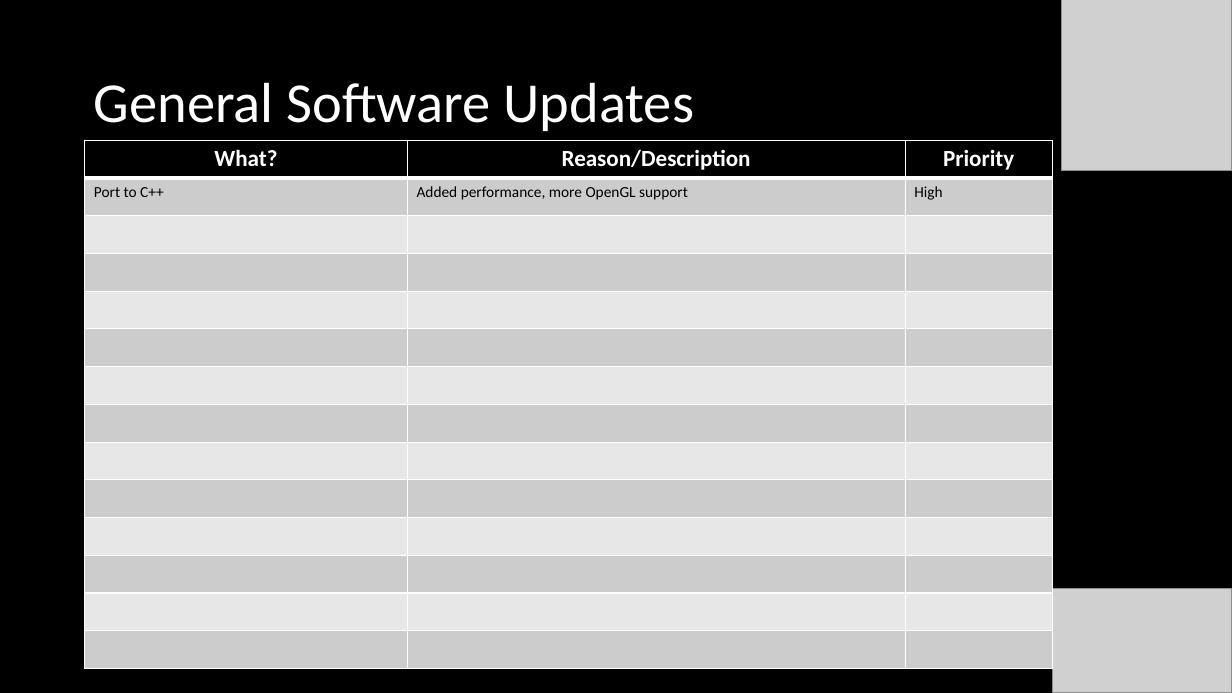
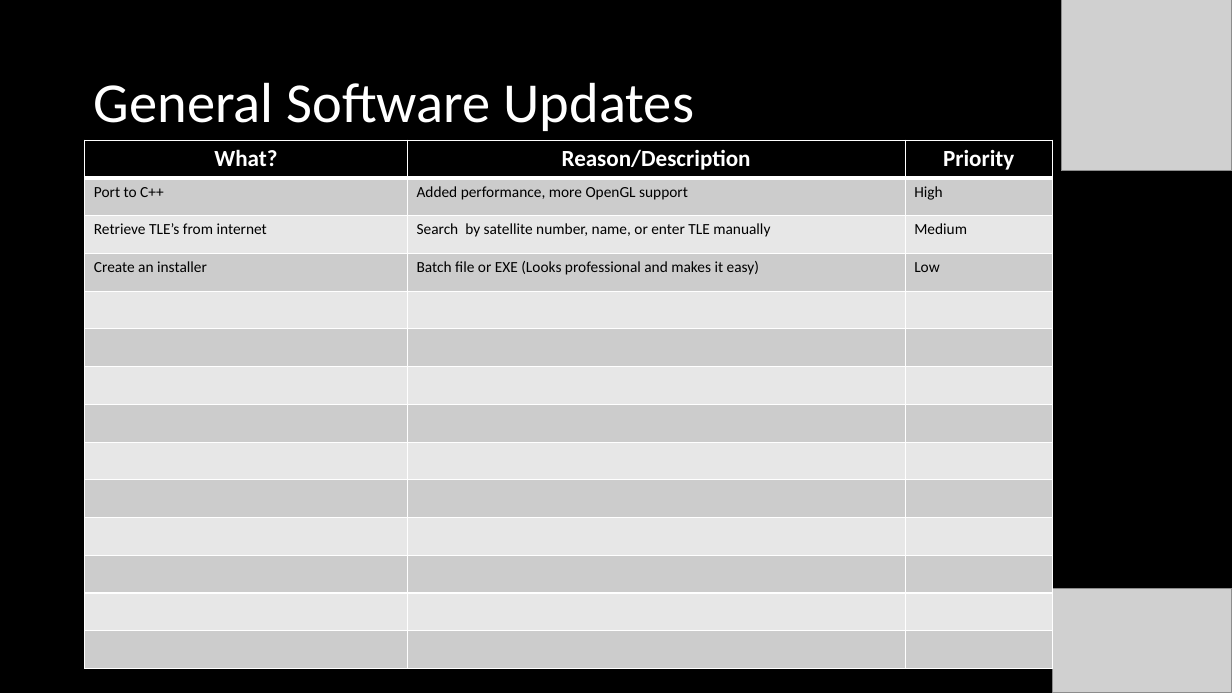
Before and after one commit to henry-valentine/COMPASS, a slide deck: slide 5 of documentation/COMPASS Project Status Document.pptx. Drawn at 1232x693 pixels with LibreOffice and Linux fonts; fonts in the diff are those of the drawing; grey boxes stand for pictures. Boxes give left, top, right and bottom in pixels: in the first picture for what was removed or moved away, otherwise in the second. Text is boxed around its words. In the diff, an @@ line names an element or a change of style, - is before the commit and + after.

```diff
--- a/documentation/COMPASS Project Status Document.pptx
+++ b/documentation/COMPASS Project Status Document.pptx
@@ table at [85, 140, 1054, 669] @@
+row 3: Retrieve TLE’s from internet | Search by satellite number, name, or enter TLE manually | Medium
+row 4: Create an installer | Batch file or EXE (Looks professional and makes it easy) | Low
-row 13:  |  | 
-row 14:  |  | 
```
Also in this commit, not shown: 6 other slides changed, 1 slide added, 30 other files.
